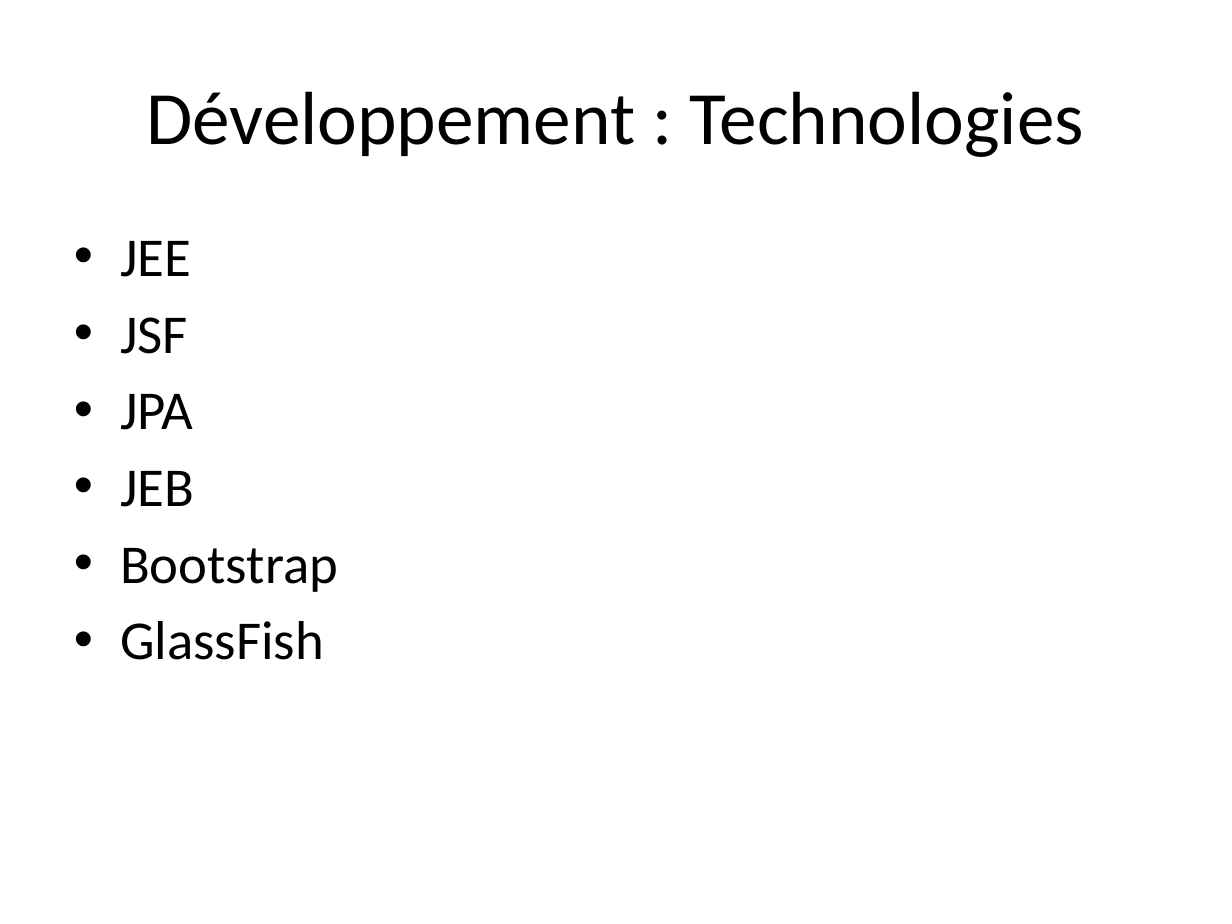
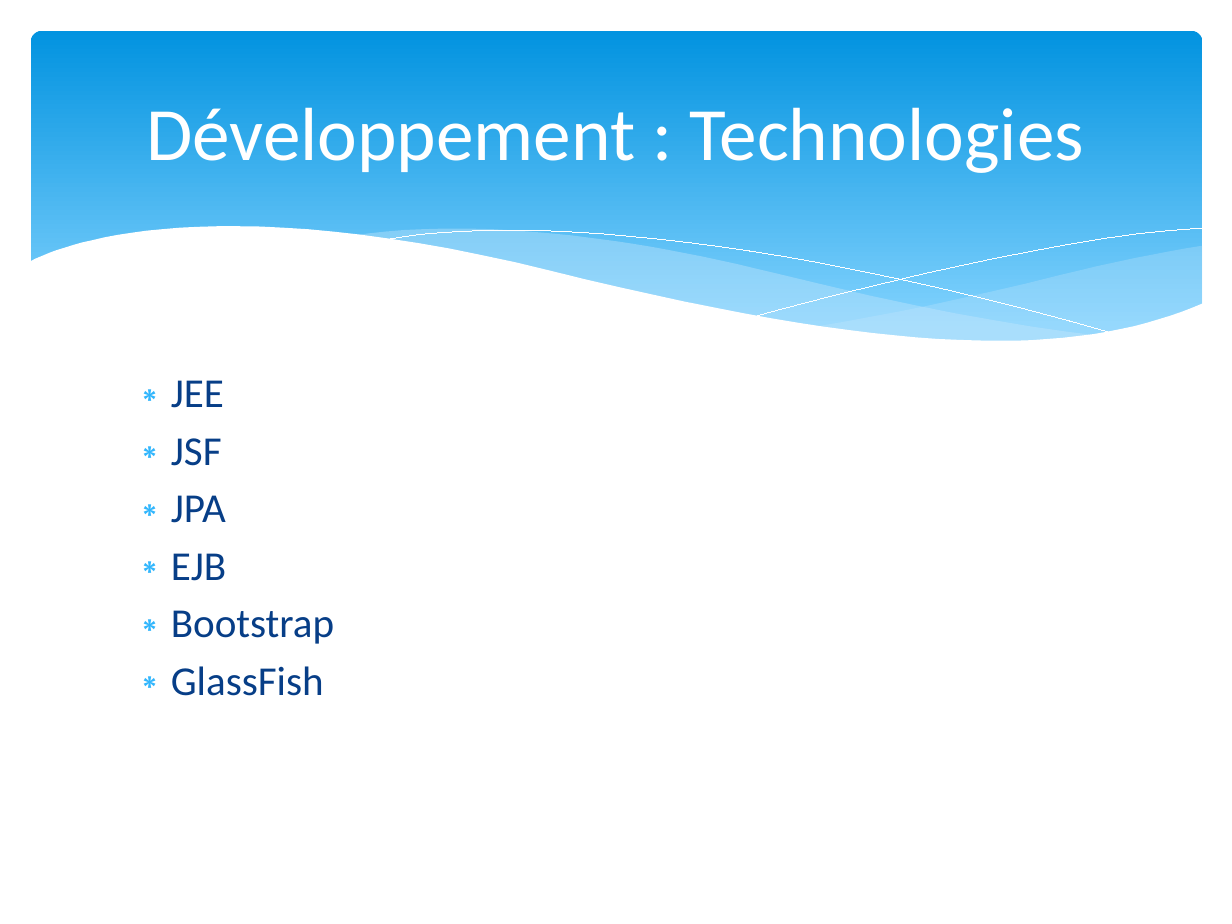
Before and after one commit to LucienMoor/AYNIM, a slide deck: slide 7 of Documents/PrésentationRichPoor.pptx (slide 6 before the commit). Drawn at 1232x924 pixels with LibreOffice and Linux fonts; fonts in the diff are those of the drawing. Boxes give left, top, right and bottom in pixels: in the first picture for what was removed or moved away, otherwise in the second. Text is boxed around its words. In the diff, an @@ line names an element or a change of style, - is before the commit and + after.

```diff
--- a/Documents/PrésentationRichPoor.pptx
+++ b/Documents/PrésentationRichPoor.pptx
@@ rounded rectangle added at bbox=[31, 31, 1202, 363], fill gradient #0293E0 to #83D3FE @@
@@ title "Développement : Technologies": place and size @@
-title "Développement : Technologies" at bbox=[146, 91, 1084, 157]
+title "Développement : Technologies" at bbox=[146, 108, 1084, 173]
@@ title "Développement : Technologies" at bbox=[146, 108, 1084, 173]: text colour #000000 to #FFFFFF @@
@@ group added at bbox=[28, 227, 1204, 405]: 5 freeform shapes @@
@@ text "JEE": place and size @@
-text "JEE" at bbox=[120, 241, 338, 660]
+text "JEE" at bbox=[171, 380, 334, 696]
@@ text at bbox=[171, 380, 334, 696]: size 32 to 24 pt, text colour #000000 to #073E87; bullet • to ∗; less space between paragraphs @@
@@ text at bbox=[171, 553, 226, 581]: text changed; size 32 to 24 pt; text colour #000000 to #073E87 @@
-• JEB
+∗ EJB
```
Also in this commit, not shown: 12 other slides changed, 14 slides added, 10 slides removed, 13 other files.
